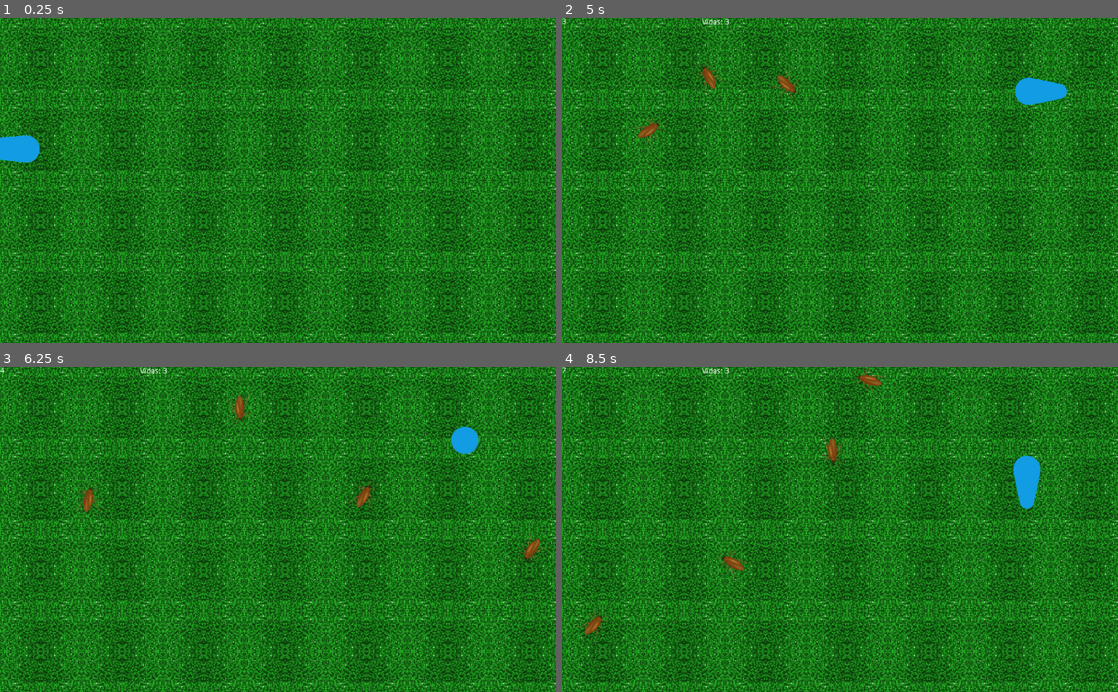
Above: before the commit, frames 1-4 (two rows, left to right).
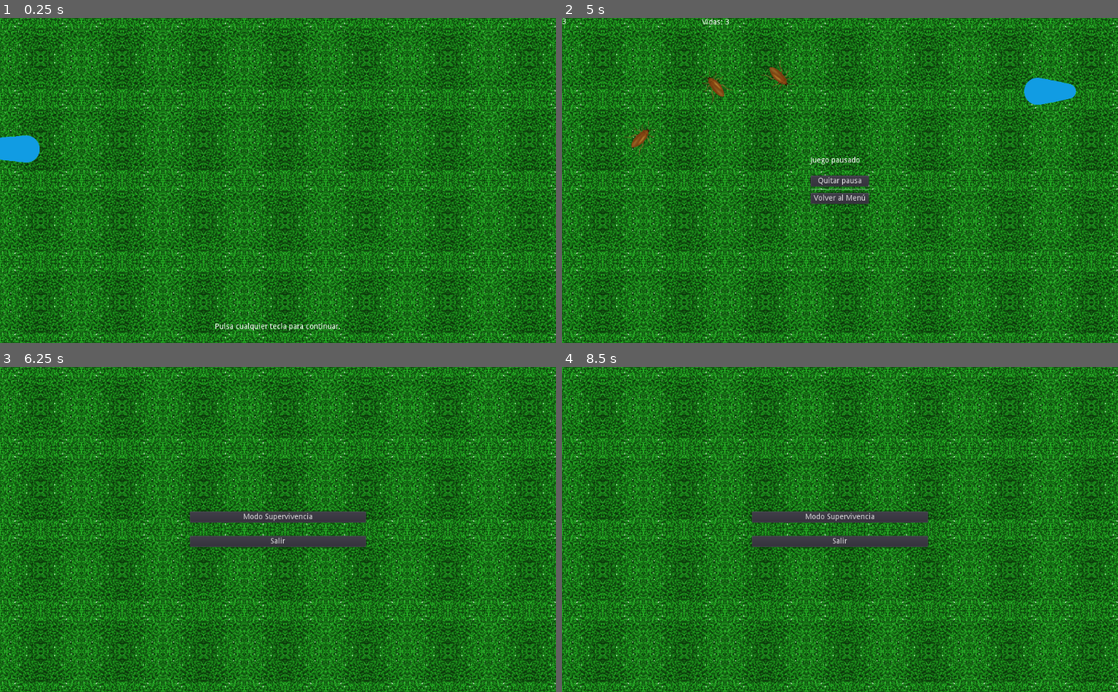
Above: after the commit, the same moments.

Repository: nourthe/nombres
Game: Godot game, scene res://intro.tscn
Same seed, same stepped clock (60 frames per second), same inputs: the game is played once before the commit and once after it.
Inputs (mouse positions are in pixels of both pictures, inside the frame that each line leads up to):
- Up to frame 1 (0.25 s): no input
- Up to frame 2 (5 s): tap Enter at 0.5 s; move the mouse to (962, 164) at 0.52 s; hold Right (pj_right) 0.53-1.25 s; click (962, 164) at 0.67 s; click "Modo Supervivencia" at 1.25 s; drag from (728, 196) to (812, 245) at 2.02 s; move the mouse to (895, 109) at 2.77 s; hold Right (pj_right) 2.78-3.5 s; click (895, 109) at 2.92 s; drag from (812, 245) to (673, 131) at 3.52 s; move the mouse to (1006, 229) at 4.27 s; hold Left (pj_left) from 4.28 s (still down); click (1006, 229) at 4.42 s; tap Escape (pause, bound only after the commit) at 4.9 s
- Up to frame 3 (6.25 s): release Left (pj_left) at 5 s; click (278, 549) at 5 s, where only the run after the commit has a clickable "Volver al Menú"; drag from (111, 480) to (194, 448) at 5.77 s
- Up to frame 4 (8.5 s): move the mouse to (867, 529) at 6.52 s; hold Down (pj_down) 6.53-7.25 s; click (867, 529) at 6.67 s; drag from (756, 448) to (728, 545) at 7.27 s; move the mouse to (962, 513) at 8.02 s; hold Up (pj_up) from 8.03 s (still down); click (962, 513) at 8.17 s

The runs differ from the first frame. In frame 1, 0.2% of the frame differs, in the area x 38-62%, y 93-97%; in frame 2, 1.8%; in frame 3, 3.2%; in frame 4, 3.5%, in the area x 0-87%, y 0-85%.

Commit message:
+ pausa y fondos en menu y GameOver

Diff:
--- a/escenas/game_over.tscn
+++ b/escenas/game_over.tscn
@@ -1,11 +1,14 @@
-[gd_scene load_steps=2 format=2]
+[gd_scene load_steps=3 format=2]
 
 [ext_resource path="res://src/game_over.gd" type="Script" id=1]
+[ext_resource path="res://objects/fondo.tscn" type="PackedScene" id=2]
 
 [node name="Control" type="Control"]
 anchor_right = 1.0
 anchor_bottom = 1.0
 script = ExtResource( 1 )
+
+[node name="fondo" parent="." instance=ExtResource( 2 )]
 
 [node name="Label" type="Label" parent="."]
 margin_left = 2.72076
--- a/escenas/menu.tscn
+++ b/escenas/menu.tscn
@@ -1,118 +1,48 @@
-[gd_scene load_steps=2 format=2]
+[gd_scene load_steps=3 format=2]
 
 [ext_resource path="res://src/menu.gd" type="Script" id=1]
-
-
+[ext_resource path="res://objects/fondo.tscn" type="PackedScene" id=2]
 
 [node name="Node" type="Node"]
-
 script = ExtResource( 1 )
 
-[node name="MarginContainer" type="MarginContainer" parent="." index="0"]
+[node name="fondo" parent="." instance=ExtResource( 2 )]
 
-anchor_left = 0.0
-anchor_top = 0.0
+[node name="MarginContainer" type="MarginContainer" parent="."]
 anchor_right = 1.0
 anchor_bottom = 1.0
-rect_pivot_offset = Vector2( 0, 0 )
-rect_clip_content = false
-mouse_filter = 0
-mouse_default_cursor_shape = 0
-size_flags_horizontal = 1
-size_flags_vertical = 1
 custom_constants/margin_right = 350
 custom_constants/margin_top = 80
 custom_constants/margin_left = 350
 custom_constants/margin_bottom = 80
-_sections_unfolded = [ "custom_constants" ]
 
-[node name="CenterContainer" type="CenterContainer" parent="MarginContainer" index="0"]
-
-anchor_left = 0.0
-anchor_top = 0.0
-anchor_right = 0.0
-anchor_bottom = 0.0
+[node name="CenterContainer" type="CenterContainer" parent="MarginContainer"]
 margin_left = 350.0
 margin_top = 80.0
 margin_right = 674.0
 margin_bottom = 520.0
-rect_pivot_offset = Vector2( 0, 0 )
-rect_clip_content = false
-mouse_filter = 0
-mouse_default_cursor_shape = 0
-size_flags_horizontal = 1
 size_flags_vertical = 3
-use_top_left = false
-_sections_unfolded = [ "Rect", "Size Flags" ]
 
-[node name="VBoxContainer" type="VBoxContainer" parent="MarginContainer" index="1"]
-
-anchor_left = 0.0
-anchor_top = 0.0
-anchor_right = 0.0
-anchor_bottom = 0.0
+[node name="VBoxContainer" type="VBoxContainer" parent="MarginContainer"]
 margin_left = 350.0
 margin_top = 80.0
 margin_right = 674.0
 margin_bottom = 520.0
-rect_pivot_offset = Vector2( 0, 0 )
-rect_clip_content = false
-mouse_filter = 1
-mouse_default_cursor_shape = 0
-size_flags_horizontal = 1
 size_flags_vertical = 3
 custom_constants/separation = 25
 alignment = 1
-_sections_unfolded = [ "Size Flags" ]
 
-[node name="super" type="Button" parent="MarginContainer/VBoxContainer" index="0"]
-
-anchor_left = 0.0
-anchor_top = 0.0
-anchor_right = 0.0
-anchor_bottom = 0.0
+[node name="super" type="Button" parent="MarginContainer/VBoxContainer"]
 margin_top = 187.0
 margin_right = 324.0
 margin_bottom = 207.0
-rect_pivot_offset = Vector2( 0, 0 )
-rect_clip_content = false
-focus_mode = 2
-mouse_filter = 0
-mouse_default_cursor_shape = 0
-size_flags_horizontal = 1
-size_flags_vertical = 1
-toggle_mode = false
-enabled_focus_mode = 2
-shortcut = null
-group = null
 text = "Modo Supervivencia"
-flat = false
-align = 1
 
-[node name="salir" type="Button" parent="MarginContainer/VBoxContainer" index="1"]
-
-anchor_left = 0.0
-anchor_top = 0.0
-anchor_right = 0.0
-anchor_bottom = 0.0
+[node name="salir" type="Button" parent="MarginContainer/VBoxContainer"]
 margin_top = 232.0
 margin_right = 324.0
 margin_bottom = 252.0
-rect_pivot_offset = Vector2( 0, 0 )
-rect_clip_content = false
-focus_mode = 2
-mouse_filter = 0
-mouse_default_cursor_shape = 0
-size_flags_horizontal = 1
-size_flags_vertical = 1
-toggle_mode = false
-enabled_focus_mode = 2
-shortcut = null
-group = null
 text = "Salir"
-flat = false
-align = 1
 
 [connection signal="pressed" from="MarginContainer/VBoxContainer/super" to="." method="on_super"]
-
 [connection signal="pressed" from="MarginContainer/VBoxContainer/salir" to="." method="on_salir"]
--- /dev/null
+++ b/escenas/pause_popup.gd
@@ -0,0 +1,16 @@
+extends Popup
+
+# Declare member variables here. Examples:
+# var a = 2
+# var b = "text"
+
+# Called when the node enters the scene tree for the first time.
+func _ready():
+	pass # Replace with function body.
+
+#func _process(delta):
+
+func _input(event):
+	if Input.is_action_pressed('pause'):
+		visible = !visible
+		get_tree().paused = visible
--- a/escenas/supervivencia.tscn
+++ b/escenas/supervivencia.tscn
@@ -1,10 +1,11 @@
-[gd_scene load_steps=6 format=2]
+[gd_scene load_steps=7 format=2]
 
 [ext_resource path="res://src/supervivencia.gd" type="Script" id=1]
 [ext_resource path="res://objects/fondo.tscn" type="PackedScene" id=2]
 [ext_resource path="res://objects/personaje.tscn" type="PackedScene" id=3]
 [ext_resource path="res://src/personaje.gd" type="Script" id=4]
 [ext_resource path="res://objects/insecto.tscn" type="PackedScene" id=5]
+[ext_resource path="res://escenas/pause_popup.gd" type="Script" id=6]
 
 [node name="Juego" type="Node"]
 script = ExtResource( 1 )
@@ -37,3 +38,44 @@
 margin_top = 1.0
 margin_right = 298.0
 margin_bottom = 15.0
+
+[node name="pause_popup" type="Popup" parent="."]
+pause_mode = 2
+script = ExtResource( 6 )
+
+[node name="CenterContainer" type="CenterContainer" parent="pause_popup"]
+anchor_right = 1.0
+margin_right = 1024.0
+margin_bottom = 600.0
+
+[node name="GridContainer" type="GridContainer" parent="pause_popup/CenterContainer"]
+margin_left = 512.0
+margin_top = 300.0
+margin_right = 512.0
+margin_bottom = 300.0
+
+[node name="Label" type="Label" parent="pause_popup/CenterContainer/GridContainer"]
+margin_right = 107.0
+margin_bottom = 31.0
+text = "Juego pausado
+"
+
+[node name="unpause" type="Button" parent="pause_popup/CenterContainer/GridContainer"]
+margin_top = 35.0
+margin_right = 107.0
+margin_bottom = 55.0
+text = "Quitar pausa"
+
+[node name="HSeparator" type="HSeparator" parent="pause_popup/CenterContainer/GridContainer"]
+margin_top = 59.0
+margin_right = 107.0
+margin_bottom = 63.0
+
+[node name="return_menu" type="Button" parent="pause_popup/CenterContainer/GridContainer"]
+margin_top = 67.0
+margin_right = 107.0
+margin_bottom = 87.0
+text = "Volver al Menú"
+
+[connection signal="pressed" from="pause_popup/CenterContainer/GridContainer/unpause" to="." method="_on_unpause_pressed"]
+[connection signal="pressed" from="pause_popup/CenterContainer/GridContainer/return_menu" to="." method="_on_return_menu_pressed"]
--- a/intro.tscn
+++ b/intro.tscn
@@ -103,4 +103,16 @@
 scale = Vector2( 0.7, 0.7 )
 corriendo = false
 
+[node name="CenterContainer" type="CenterContainer" parent="."]
+margin_top = 540.0
+margin_right = 1024.0
+margin_bottom = 600.0
+
+[node name="Label" type="Label" parent="CenterContainer"]
+margin_left = 396.0
+margin_top = 23.0
+margin_right = 627.0
+margin_bottom = 37.0
+text = "Pulsa cualquier tecla para continuar."
+
 [connection signal="animation_finished" from="intro" to="." method="on_intro_end"]
--- a/project.godot
+++ b/project.godot
@@ -45,6 +45,11 @@
 , Object(InputEventKey,"resource_local_to_scene":false,"resource_name":"","device":0,"alt":false,"shift":false,"control":false,"meta":false,"command":false,"pressed":false,"scancode":65,"unicode":0,"echo":false,"script":null)
  ]
 }
+pause={
+"deadzone": 0.5,
+"events": [ Object(InputEventKey,"resource_local_to_scene":false,"resource_name":"","device":0,"alt":false,"shift":false,"control":false,"meta":false,"command":false,"pressed":false,"scancode":16777217,"unicode":0,"echo":false,"script":null)
+ ]
+}
 
 [rendering]
 
--- a/src/intro.gd
+++ b/src/intro.gd
@@ -7,7 +7,7 @@
 func _unhandled_input(event):
 	if event is InputEventKey:
 		finalizar()
-	elif event is InputEventMouseButton:
+	elif event is InputEventMouse:
 		finalizar()
 
 func on_intro_end(anim_name):
--- a/src/motor.gd
+++ b/src/motor.gd
@@ -17,6 +17,7 @@
 	for objeto in objetos:
 		if objeto.get_class() == "KinematicBody2D":
 			comprobarPosicion(objeto)
+
 
 func comprobarPosicion(obj):
 	if obj.position.x >TAMANO_PANTALLA_X:
@@ -45,5 +46,11 @@
 	var y = rand_range(mi,TAMANO_PANTALLA_Y-mi)
 	addInsecto(x,y)
 
+func reanudar():
+	get_node("pause_popup").hide()
+	get_tree().paused = false
+
 func gameOver():
 	get_tree().change_scene("res://escenas/game_over.tscn")
+func returnMenu():
+	get_tree().change_scene("res://escenas/menu.tscn")
--- a/src/personaje.gd
+++ b/src/personaje.gd
@@ -42,7 +42,6 @@
 	if inmune.is_stopped():
 		set_inmunidad_shader(false)
 
-
 func hit(direccion):
 	acelerado = -direccion
 	if(inmune.is_stopped()):
--- a/src/supervivencia.gd
+++ b/src/supervivencia.gd
@@ -22,3 +22,13 @@
 func actualizarTextos():
 	$textos/puntos.set_text(String(jugador.get_puntos()))
 	$textos/vidas.set_text("Vidas: " + String(jugador.vidas))
+
+
+
+
+func _on_unpause_pressed():
+	reanudar()
+
+func _on_return_menu_pressed():
+	reanudar()
+	returnMenu()
